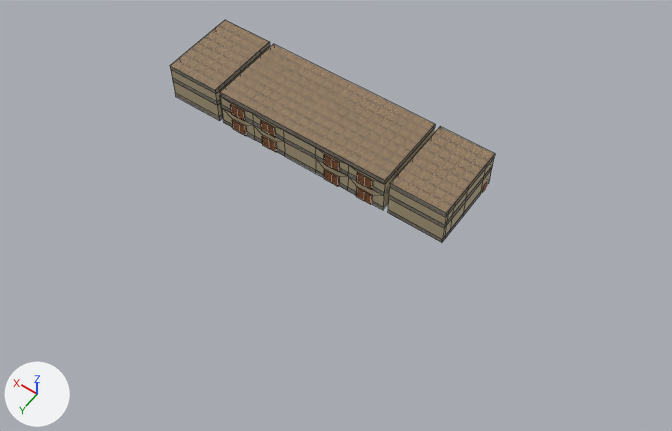
One commit to the Blender file res/models/pb_lobby/pb_lobby.blend: the scene before it, then after it.
The view is the same before and after, from a 50 mm lens placed at (-70.0, 85.8, 127.5), pointed at (-11.4, 3.9, -1.3). Every picture has the same lights, and +X, +Y and +Z are marked at lower left. Mesh edges are drawn as thin lines on the coarser meshes.

The scene before the commit, as lines of its bpy script (objects in view):
```python
me_plane_009 = bpy.data.meshes.new('Plane.009')
me_plane_009.from_pydata(...)  # 4 vertices, 1 face; spans x -18.0..18.0, y -7.0..9.0, z 8.0
me_plane_009.materials.append(mat_ceiling1)  # picture img_ceiling1_png
me_plane_028 = bpy.data.meshes.new('Plane.028')
me_plane_028.from_pydata(...)  # 50 vertices, 22 faces; spans x 19.0..30.0, y -7.0..9.0, z 1.0..7.0
me_plane_028.materials.append(mat_marble4)  # picture img_marble4_png
me_plane_030 = bpy.data.meshes.new('Plane.030')
me_plane_030.from_pydata(...)  # 50 vertices, 22 faces; spans x -30.0..-19.0, y -7.0..9.0, z 1.0..7.0
me_plane_030.materials.append(mat_marble4)  # picture img_marble4_png
ob_plane_002 = bpy.data.objects.new('Plane.002', me_plane_030)
ob_plane_002.location = (0.0, -10.0, 0.0)
ob_plane_012 = bpy.data.objects.new('Plane.012', me_plane_009)
ob_plane_012.location = (0.0, -10.0, 0.0)
ob_plane_048 = bpy.data.objects.new('Plane.048', me_plane_028)
ob_plane_048.location = (0.0, -10.0, 0.0)
# also in view: 'Plane.004' at (0.0, -1.0, 6.0); 'Plane.040' at (-24.5, -9.0, 8.0); 'Plane.008' at (0.0, -1.0, 2.5); 'Plane.039' at (-24.5, -9.0, 4.0); 'Plane.053' at (24.5, -9.0, 8.0)
```
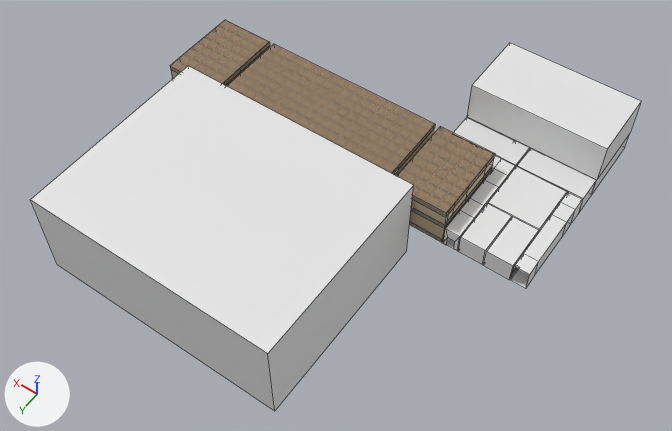
Commit message: update pb lobby

The change, as a list of edits to the scene's bpy script:
```text
Add me_plane_103:
    me_plane_103.from_pydata([(-12.0, -6.0, 12.0), (14.0, -6.0, 12.0), (-12.0, 7.7, 12.0), (14.0, 7.7, 12.0)], [], [(0, 2, 3, 1)])
Add me_plane_098:
    me_plane_098.from_pydata([(-1.0, -4.0, 4.0), (12.0, -4.0, 4.0), (-1.0, 1.0, 4.0), (12.0, 1.0, 4.0)], [], [(0, 2, 3, 1)])
Add me_plane_097:
    me_plane_097.from_pydata([(-14.0, -4.0, 4.0), (-1.2, -4.0, 4.0), (-14.0, 1.0, 4.0), (-1.2, 1.0, 4.0)], [], [(0, 2, 3, 1)])
Add me_plane_095:
    me_plane_095.from_pydata([(-0.8, -7.8, 4.0), (3.9, -7.8, 4.0), (-0.8, 1.0, 4.0), (3.9, 1.0, 4.0)], [], [(0, 2, 3, 1)])
Add me_plane_094:
    me_plane_094.from_pydata([(-4.0, -1.0, 4.0), (5.8, -1.0, 4.0), (-4.0, 9.0, 4.0), (5.8, 9.0, 4.0)], [], [(0, 2, 3, 1)])
Add me_plane_093:
    me_plane_093.from_pydata([(-1.0, -7.8, 4.0), (3.9, -7.8, 4.0), (3.9, 1.0, 4.0), (-1.0, 1.0, 4.0)], [], [(0, 3, 2, 1)])
Add me_plane_092:
    me_plane_092.from_pydata([(3.9, -7.8, 0.0), (3.9, 1.0, 0.0), (-1.0, -7.8, 0.0), (-1.0, 1.0, 0.0)], [], [(2, 0, 1, 3)])
Add me_plane_083:
    me_plane_083.from_pydata([(3.9, -7.8, 0.0), (3.9, 1.0, 0.0), (-1.0, -7.8, 4.0), (3.9, -7.8, 4.0), (3.9, 1.0, 4.0), (-1.0, -7.8, 0.0), (-1.0, 0.7, 0.0), (-1.0, -0.7, 0.0), (-1.0, 0.7, 2.1), (-1.0, -0.7, 2.1), (-1.0, 1.0, 0.0), (-1.0, -2.2, 0.0), (-1.0, 1.0, 4.0), (-1.0, -2.2, 4.0)], [], [(1, 4, 12, 10), (5, 2, 3, 0), (0, 3, 4, 1), (11, 13, 2, 5), (9, 8, 12, 13), (8, 6, 10, 12), (7, 9, 13, 11)])
Add ob_plane_095:
    ob_plane_095 = bpy.data.objects.new('Plane.095', me_plane_103)
    ob_plane_095.location = (-34.0, -33.0, 0.0)
Add ob_plane_092:
    ob_plane_092 = bpy.data.objects.new('Plane.092', me_plane_098)
    ob_plane_092.location = (-32.0, -21.2, 0.0)
Add ob_plane_091:
    ob_plane_091 = bpy.data.objects.new('Plane.091', me_plane_097)
    ob_plane_091.location = (-32.0, -21.2, 0.0)
Add ob_plane_089:
    ob_plane_089 = bpy.data.objects.new('Plane.089', me_plane_095)
    ob_plane_089.location = (-37.1, -2.0, 0.0)
Add ob_plane_088:
    ob_plane_088 = bpy.data.objects.new('Plane.088', me_plane_094)
    ob_plane_088.location = (-39.0, -19.0, 0.0)
Add ob_plane_087:
    ob_plane_087 = bpy.data.objects.new('Plane.087', me_plane_093)
    ob_plane_087.location = (-42.0, -2.0, 0.0)
Add ob_plane_086:
    ob_plane_086 = bpy.data.objects.new('Plane.086', me_plane_092)
    ob_plane_086.location = (-42.0, -2.0, 0.0)
Add ob_plane_083:
    ob_plane_083 = bpy.data.objects.new('Plane.083', me_plane_087)  # 26 vertices, 15 faces; spans x -12.0..14.0, y -6.0..7.7, z 0.0..12.0
    ob_plane_083.location = (-34.0, -33.0, 0.0)
Add ob_plane_082:
    ob_plane_082 = bpy.data.objects.new('Plane.082', me_plane_086)  # 20 vertices, 10 faces; spans x -14.0..-1.2, y -4.0..1.0, z 0.0..4.0
    ob_plane_082.location = (-32.0, -21.2, 0.0)
Add ob_plane_081:
    ob_plane_081 = bpy.data.objects.new('Plane.081', me_plane_085)  # 20 vertices, 10 faces; spans x -1.0..12.0, y -4.0..1.0, z 0.0..4.0
    ob_plane_081.location = (-32.0, -21.2, 0.0)
Add ob_plane_080:
    ob_plane_080 = bpy.data.objects.new('Plane.080', me_plane_084)  # 16 vertices, 8 faces; spans x -0.8..3.9, y -7.8..1.0, z 0.0..4.0
    ob_plane_080.location = (-37.1, -2.0, 0.0)
Add ob_plane_079:
    ob_plane_079 = bpy.data.objects.new('Plane.079', me_plane_083)
    ob_plane_079.location = (-42.0, -2.0, 0.0)
Add ob_plane_078:
    ob_plane_078 = bpy.data.objects.new('Plane.078', me_plane_082)  # 24 vertices, 12 faces; spans x -4.0..5.8, y -1.0..9.0, z 0.0..4.0
    ob_plane_078.location = (-39.0, -19.0, 0.0)
Add ob_plane_077:
    ob_plane_077 = bpy.data.objects.new('Plane.077', me_plane_081)  # 32 vertices, 23 faces; spans x -1.8..1.0, y -5.0..14.0, z 0.0..4.0
    ob_plane_077.location = (-44.2, -15.0, 0.0)
Add ob_plane_076:
    ob_plane_076 = bpy.data.objects.new('Plane.076', me_plane_080)  # 56 vertices, 42 faces; spans x -1.8..11.2, y -5.0..14.0, z 0.0..4.0
    ob_plane_076.location = (-31.2, -15.0, 0.0)
Add ob_cube:
    ob_cube = bpy.data.objects.new('Cube', me_cube)  # a box spanning x -24.0..24.0, y -10.0..28.0, z -6.0..12.0
    ob_cube.location = (0.0, 10.0, 0.0)
```

Changed parts and their boxes (x1, y1, x2, y2) in the pictures (672 x 431 px):
'Cube', added
    after: (31, 66, 413, 411)
'Plane.095', added
    after: (472, 43, 641, 149)
'Plane.083', added
    after: (467, 86, 641, 193)
'Plane.088', added
    after: (488, 167, 567, 229)
'Plane.077', added
    after: (511, 192, 583, 288)
'Plane.076', added
    after: (443, 156, 515, 251)
'Plane.091', added
    after: (517, 149, 596, 199)
'Plane.092', added
    after: (453, 117, 529, 165)
'Plane.087', added
    after: (487, 217, 539, 265)
'Plane.089', added
    after: (461, 204, 511, 251)
'Plane.079', added
    after: (484, 232, 538, 279)
'Plane.080', added
    after: (458, 216, 512, 265)
'Plane.082', added
    after: (517, 166, 596, 212)
'Plane.078', added
    after: (488, 192, 567, 233)
'Plane.081', added
    after: (495, 149, 529, 168)
'Plane.008', unchanged, covered by the edit
    before: (222, 108, 384, 206)
